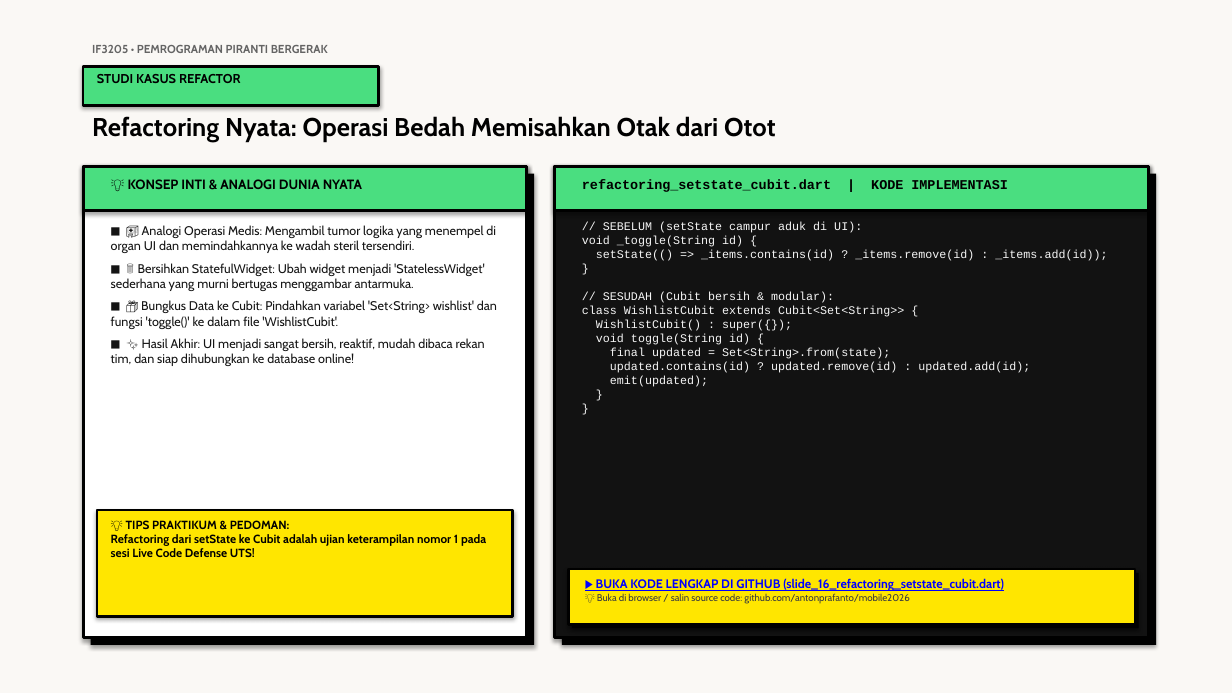
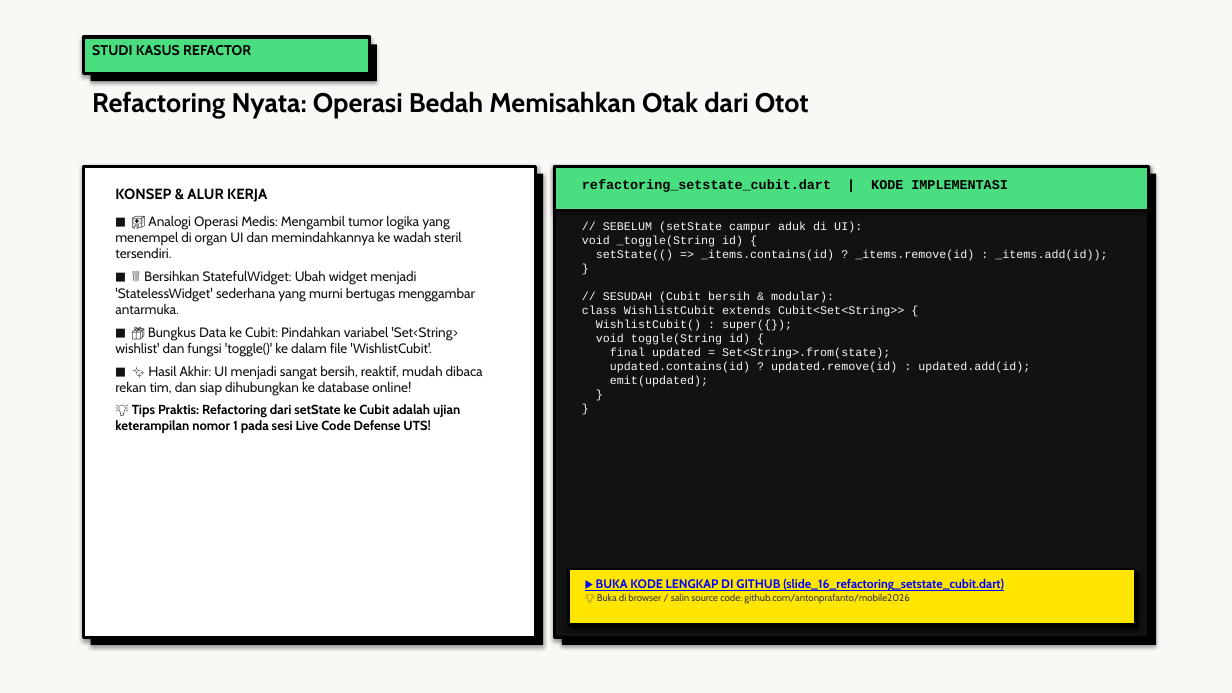
Before and after one commit to antonprafanto/mobile2026, a slide deck: slide 16 of 03_slide_presentasi/PERTEMUAN_06_State_Management_Cubit_dan_BLoC.pptx. Drawn at 1232x693 pixels with LibreOffice and Linux fonts; fonts in the diff are those of the drawing. Boxes give left, top, right and bottom in pixels: in the first picture for what was removed or moved away, otherwise in the second. Text is boxed around its words. In the diff, an @@ line names an element or a change of style, - is before the commit and + after.

Commit message:
style(presentation): standardisasi tipografi dan ukuran font seluruh slide P1-P3 dan P5-P7 sesuai standar emas PPT 4

```diff
--- a/03_slide_presentasi/PERTEMUAN_06_State_Management_Cubit_dan_BLoC.pptx
+++ b/03_slide_presentasi/PERTEMUAN_06_State_Management_Cubit_dan_BLoC.pptx
@@ text "STUDI KASUS REFACTOR": place and size @@
-text "STUDI KASUS REFACTOR" at (97,74,241,83)
+text "STUDI KASUS REFACTOR" at (92,45,251,55)
@@ text "STUDI KASUS REFACTOR" at (92,45,251,55): size 10 to 11 pt @@
@@ rectangle added at (83,37,370,74), fill #4ADE80, outline #000000 2.5 pt @@
@@ rectangle: place and size @@
-rectangle at (83,67,379,105)
+rectangle at (91,44,377,81)
@@ rectangle at (91,44,377,81): fill #4ADE80 to #000000; outline #000000 2 pt to none @@
@@ text removed at (92,45,328,53) @@
-IF3205 • PEMROGRAMAN PIRANTI BERGERAK
@@ text "Refactoring Nyata: Operasi Bedah Memisahkan ...": place and size @@
-text "Refactoring Nyata: Operasi Bedah Memisahkan ..." at (92,116,775,142)
+text "Refactoring Nyata: Operasi Bedah Memisahkan ..." at (92,91,809,119)
@@ text "Refactoring Nyata: Operasi Bedah Memisahkan ..." at (92,91,809,119): size 20 to 21 pt @@
@@ rectangle: place and size @@
-rectangle at (83,166,527,638)
+rectangle at (83,166,536,638)
@@ rectangle removed at (83,166,527,211) @@
@@ rectangle: place and size @@
-rectangle at (91,174,534,645)
+rectangle at (91,174,543,645)
@@ text removed at (128,179,362,189) @@
-💡 KONSEP INTI & ANALOGI DUNIA NYATA
@@ text "KONSEP & ALUR KERJA": place and size @@
-text "KONSEP & ALUR KERJA" at (111,225,497,366)
+text "KONSEP & ALUR KERJA" at (115,188,483,433)
@@ text at (115,188,267,202): paragraph added @@
+KONSEP & ALUR KERJA
@@ text at (115,215,483,396): size 9.8 to 10.6 pt in "■ 🏥 Analogi Operasi Medis: Mengambil tumor ...", "■ 🗑️ Bersihkan StatefulWidget: Ubah widget menjadi ...", "■ 📦 Bungkus Data ke Cubit: Pindahkan ...", "■ ✨ Hasil Akhir: UI menjadi sangat ..."; less space between paragraphs @@
@@ text at (115,404,460,433): paragraph added @@
+💡 Tips Praktis: Refactoring dari setState ke Cubit adalah ujian keterampilan nomor 1 pada sesi Live Code Defense UTS!
@@ rectangle removed at (97,510,513,616) @@
@@ text removed at (111,520,486,557) @@
-💡 TIPS PRAKTIKUM & PEDOMAN:
-Refactoring dari setState ke Cubit adalah ujian keterampilan nomor 1 pada sesi Live Code Defense UTS!
```
Also in this commit, not shown: 17 other slides changed, 11 other files.
